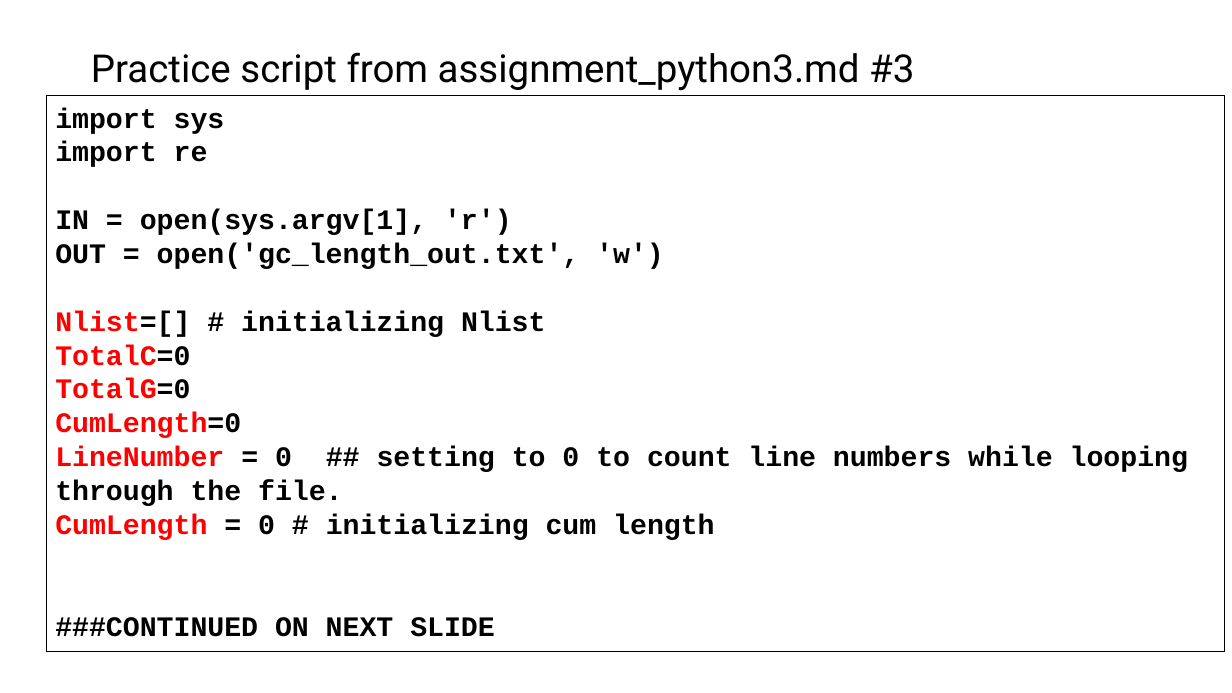
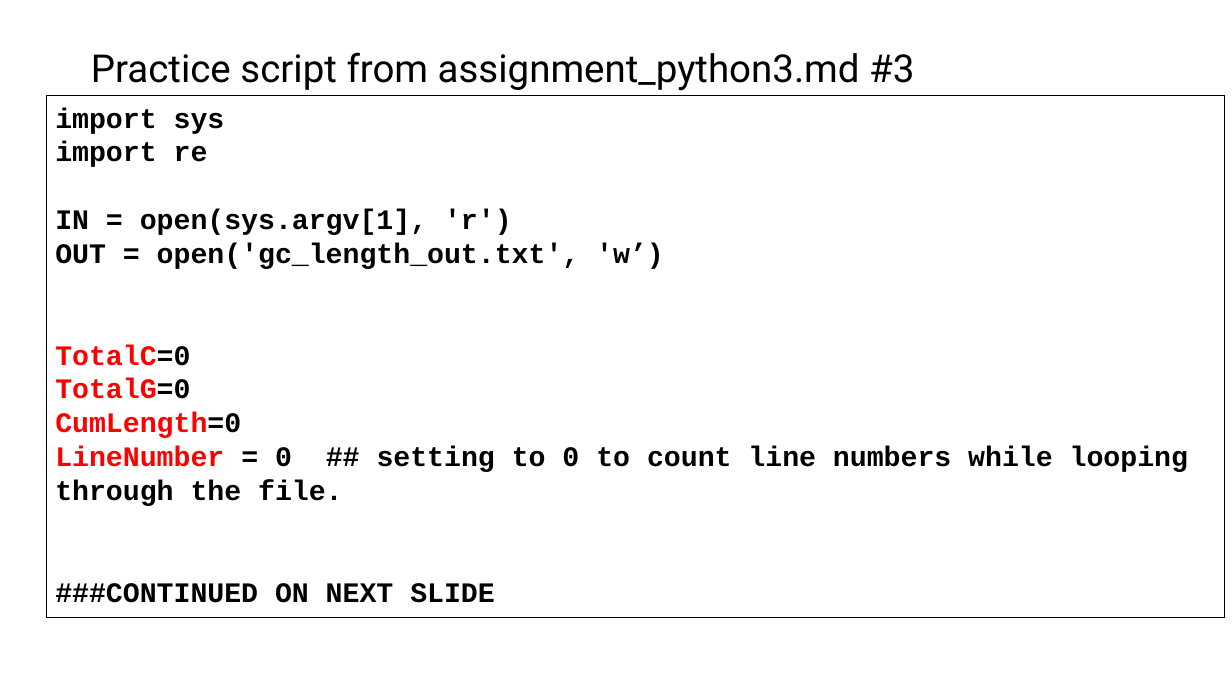
Before and after one commit to tparchman/F25_BIOL792, a slide deck: slide 4 of week9_python4/week9_python4.pptx. Drawn at 1232x693 pixels with LibreOffice and Linux fonts; fonts in the diff are those of the drawing. Boxes give left, top, right and bottom in pixels: in the first picture for what was removed or moved away, otherwise in the second. Text is boxed around its words. In the diff, an @@ line names an element or a change of style, - is before the commit and + after.

```diff
--- a/week9_python4/week9_python4.pptx
+++ b/week9_python4/week9_python4.pptx
@@ rectangle "import sys": place and size @@
-rectangle "import sys" at (46,95,1225,652)
+rectangle "import sys" at (46,95,1225,617)
@@ text in rectangle at (55,243,664,269): text changed @@
-OUT = open('gc_length_out.txt', 'w')
-Nlist=[] # initializing Nlist
+OUT = open('gc_length_out.txt', 'w’)
@@ text in rectangle at (55,514,714,540): paragraph removed @@
-CumLength = 0 # initializing cum length
```
Also in this commit, not shown: 3 other slides changed, 2 other files.
